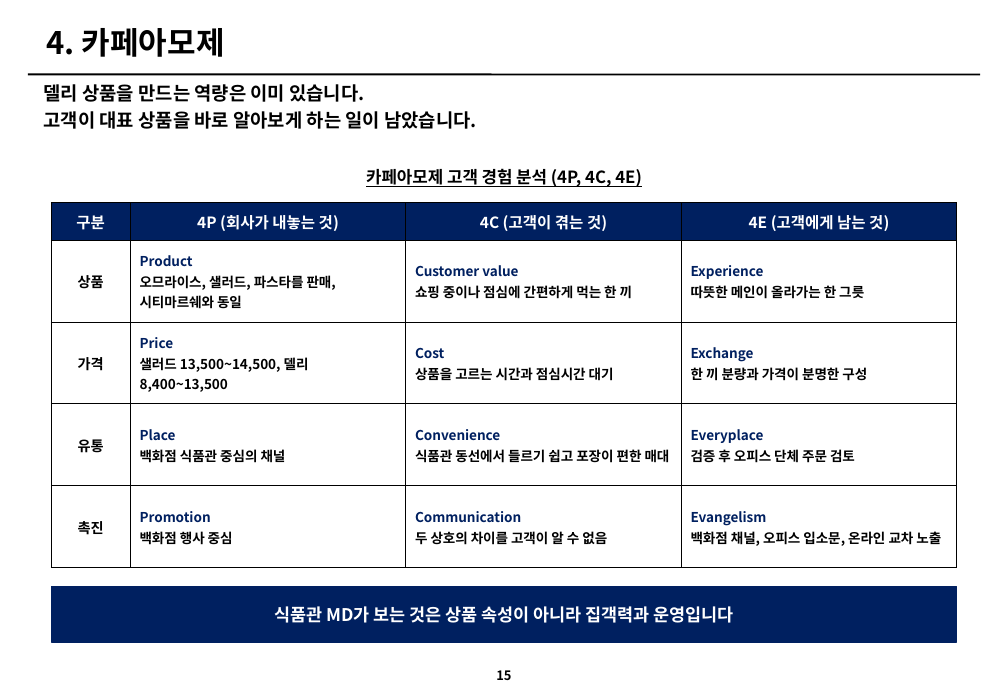
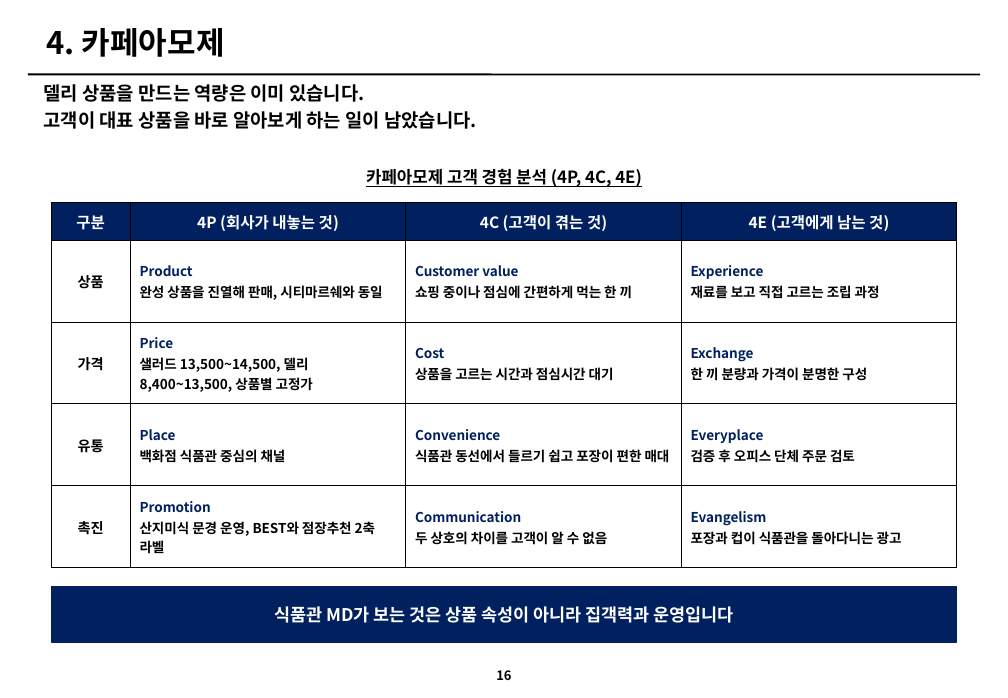
Before and after one commit to grandnim-wq/Claude, a slide deck: slide 16 of 아모제_3개브랜드_개선전략_v3.pptx (slide 15 before the commit). Drawn at 1008x698 pixels with LibreOffice and Linux fonts; fonts in the diff are those of the drawing. Boxes give left, top, right and bottom in pixels: in the first picture for what was removed or moved away, otherwise in the second. Text is boxed around its words. In the diff, an @@ line names an element or a change of style, - is before the commit and + after.

```diff
--- a/아모제_3개브랜드_개선전략_v3.pptx
+++ b/아모제_3개브랜드_개선전략_v3.pptx
@@ table at [51,203,957,568] @@
-row 2, column 2: Product / 오므라이스, 샐러드, 파스타를 판매, 시티마르쉐와 동일
+row 2, column 2: Product / 완성 상품을 진열해 판매, 시티마르쉐와 동일
-row 2, column 4: Experience / 따뜻한 메인이 올라가는 한 그릇
+row 2, column 4: Experience / 재료를 보고 직접 고르는 조립 과정
-row 3, column 2: Price / 샐러드 13,500~14,500, 델리 8,400~13,500
+row 3, column 2: Price / 샐러드 13,500~14,500, 델리 8,400~13,500, 상품별 고정가
-row 5, column 2: Promotion / 백화점 행사 중심
+row 5, column 2: Promotion / 산지미식 문경 운영, BEST와 점장추천 2축 라벨
-row 5, column 4: Evangelism / 백화점 채널, 오피스 입소문, 온라인 교차 노출
+row 5, column 4: Evangelism / 포장과 컵이 식품관을 돌아다니는 광고
```
Also in this commit, not shown: 16 other slides changed, 1 slide added, 4 other files.
